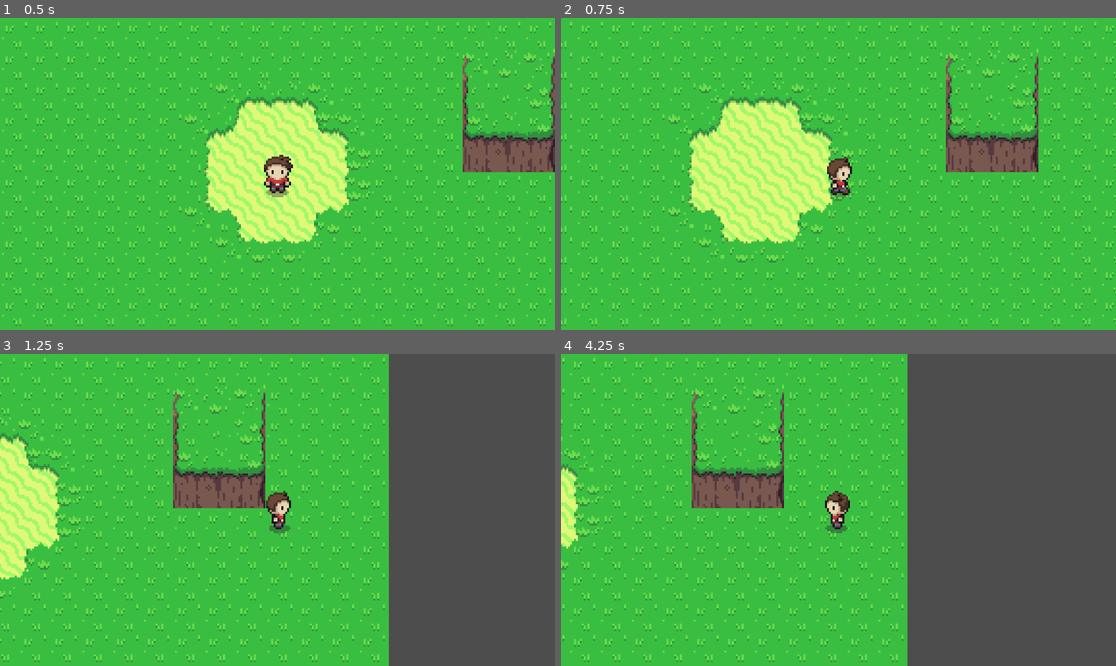
Above: before the commit, frames 1-4 (two rows, left to right).
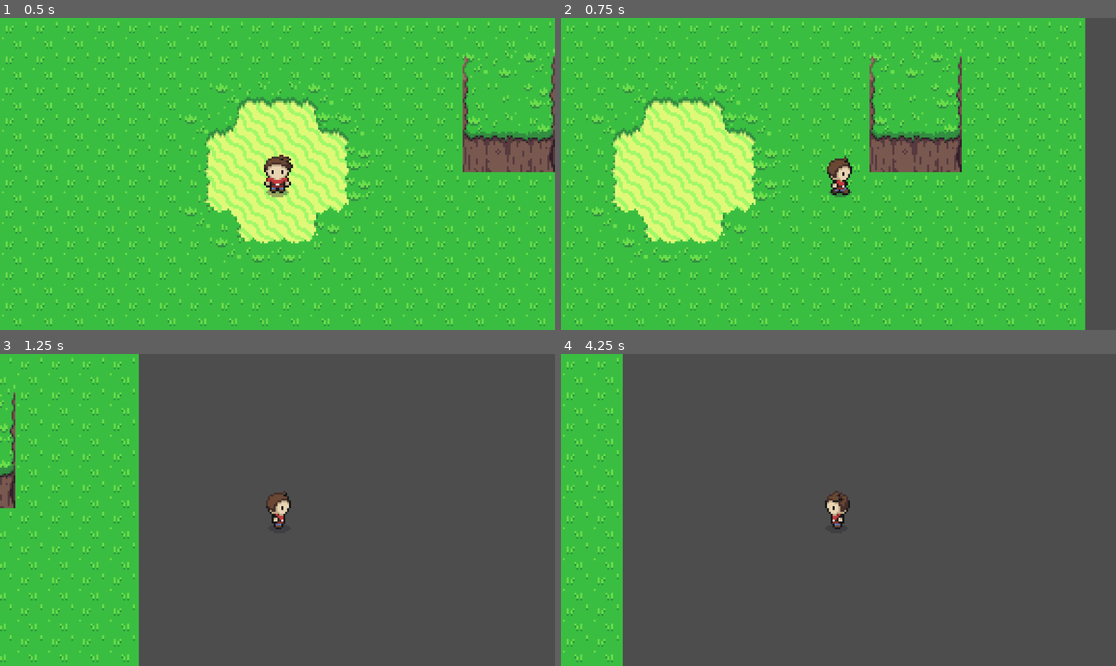
Above: after the commit, the same moments.

Repository: Toragp28/Projet2D
Game: Godot game, scene res://node_2d.tscn
Same seed, same stepped clock (60 frames per second), same inputs: the game is played once before the commit and once after it.
Inputs:
- Up to frame 1 (0.5 s): no input
- Up to frame 2 (0.75 s): tap Enter at 0.5 s; hold Right (right) from 0.53 s (still down); tap Space (sword_attack) at 0.6 s
- Up to frame 3 (1.25 s): keep holding Right (right)
- Up to frame 4 (4.25 s): release Right (right) at 1.28 s; hold Down (down) 1.28-2.03 s; tap Space (sword_attack) every 0.75 s from 1.35 to 3.6 s; hold Right (right) 2.03-2.78 s; hold Up (up) 2.78-3.53 s; hold Left (left) from 3.53 s (still down)

Frame 1 is identical in both runs. In frame 2, 36% of the frame differs, in the area x 0-100%, y 0-100%; in frame 3, 51%; in frame 4, 53%, in the area x 0-63%, y 0-100%.

Commit message:
Update player.gd

Diff:
--- a/player.gd
+++ b/player.gd
@@ -1,17 +1,27 @@
 extends CharacterBody2D
+
+
+##################################### VARIABLE #############################################
 
 enum STATE {
 	Idle,
 	Move,
 	Attack
-}
+	}
 
 var state = STATE.Idle
 
-@export var speed = 220
+#Variable Paramètre
+@export var speed = 400
 
-var input_direction = Vector2.ZERO
+#Variable Onready
+
+#Variable
+var input_direction = Vector2(0, 0)
 var dir = Vector2.ZERO
+
+
+################################### FONCTION ##################################################
 
 func _ready() -> void:
 	$AnimatedSprite2D.play("idle_down")
@@ -19,59 +29,57 @@
 func get_input():
 	input_direction = Input.get_vector("left", "right", "up", "down")
 
-	if input_direction != Vector2.ZERO:
+
+
+func animatation():
+	velocity = input_direction * speed
+
+	if input_direction == Vector2(1, 0):
 		dir = input_direction
-		state = STATE.Move
-	else:
-		state = STATE.Idle
+		$AnimatedSprite2D.play("move_right")
 
-	if Input.is_action_just_pressed("sword_attack") and state != STATE.Attack:
-		state = STATE.Attack
+	elif input_direction == Vector2(-1, 0):
+		dir = input_direction
+		$AnimatedSprite2D.play("move_left")
 
-func animate():
-	match state:
-		STATE.Move:
-			velocity = input_direction * speed
-			move_and_slide()
-			play_movement_animation()
+	elif input_direction == Vector2(0, 1):
+		dir = input_direction
+		$AnimatedSprite2D.play("move_down")
 
-		STATE.Attack:
-			play_attack_animation()
-
-func play_movement_animation():
-	if dir == Vector2(1, 0):
-		$AnimatedSprite2D.play("move_right")
-	elif dir == Vector2(-1, 0):
-		$AnimatedSprite2D.play("move_left")
-	elif dir == Vector2(0, 1):
-		$AnimatedSprite2D.play("move_down")
-	elif dir == Vector2(0, -1):
+	elif input_direction == Vector2(0, -1):
+		dir = input_direction
 		$AnimatedSprite2D.play("move_up")
 
-func play_attack_animation():
-	match dir:
-		Vector2(0, 1):
+	if Input.is_action_just_pressed("sword_attack"):
+
+		if dir == Vector2(0, 1):
 			$AnimatedSprite2D.play("sword_attack_down")
-		Vector2(0, -1):
+		if dir == Vector2(0, -1):
 			$AnimatedSprite2D.play("sword_attack_up")
-		Vector2(1, 0):
+		if dir == Vector2(1, 0):
 			$AnimatedSprite2D.play("sword_attack_right")
-		Vector2(-1, 0):
+		if dir == Vector2(-1, 0):
 			$AnimatedSprite2D.play("sword_attack_left")
 
-	state = STATE.Idle  # Reset state after attack animation is played
+
+
+
 
 func _physics_process(delta):
+
 	get_input()
-	animate()
+	animatation()
+	move_and_slide()
+
+
+
 
 func _on_animated_sprite_2d_animation_finished() -> void:
-	match $AnimatedSprite2D.animation:
-		"sword_attack_down":
-			$AnimatedSprite2D.play("idle_down")
-		"sword_attack_up":
-			$AnimatedSprite2D.play("idle_up")
-		"sword_attack_right":
-			$AnimatedSprite2D.play("idle_right")
-		"sword_attack_left":
-			$AnimatedSprite2D.play("idle_left")
+	if $AnimatedSprite2D.animation == "sword_attack_down":
+		$AnimatedSprite2D.play("idle_down")
+	if $AnimatedSprite2D.animation == "sword_attack_up":
+		$AnimatedSprite2D.play("idle_up")
+	if $AnimatedSprite2D.animation == "sword_attack_right":
+		$AnimatedSprite2D.play("idle_right")
+	if $AnimatedSprite2D.animation == "sword_attack_left":
+		$AnimatedSprite2D.play("idle_left")
